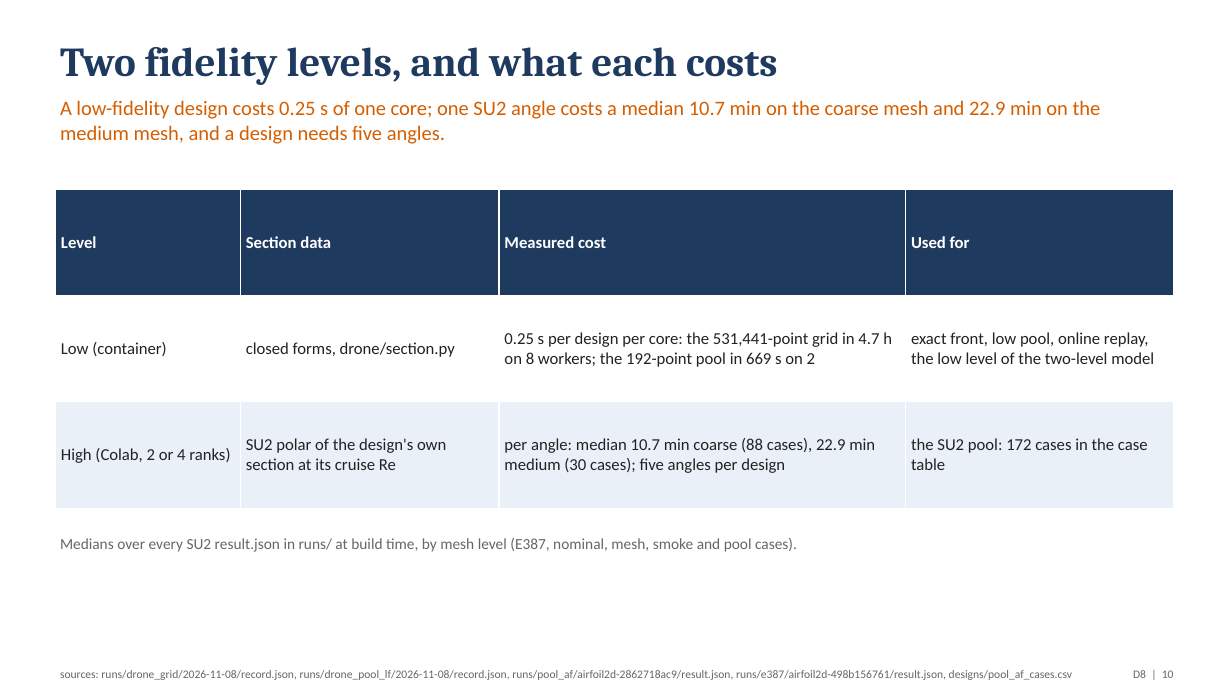
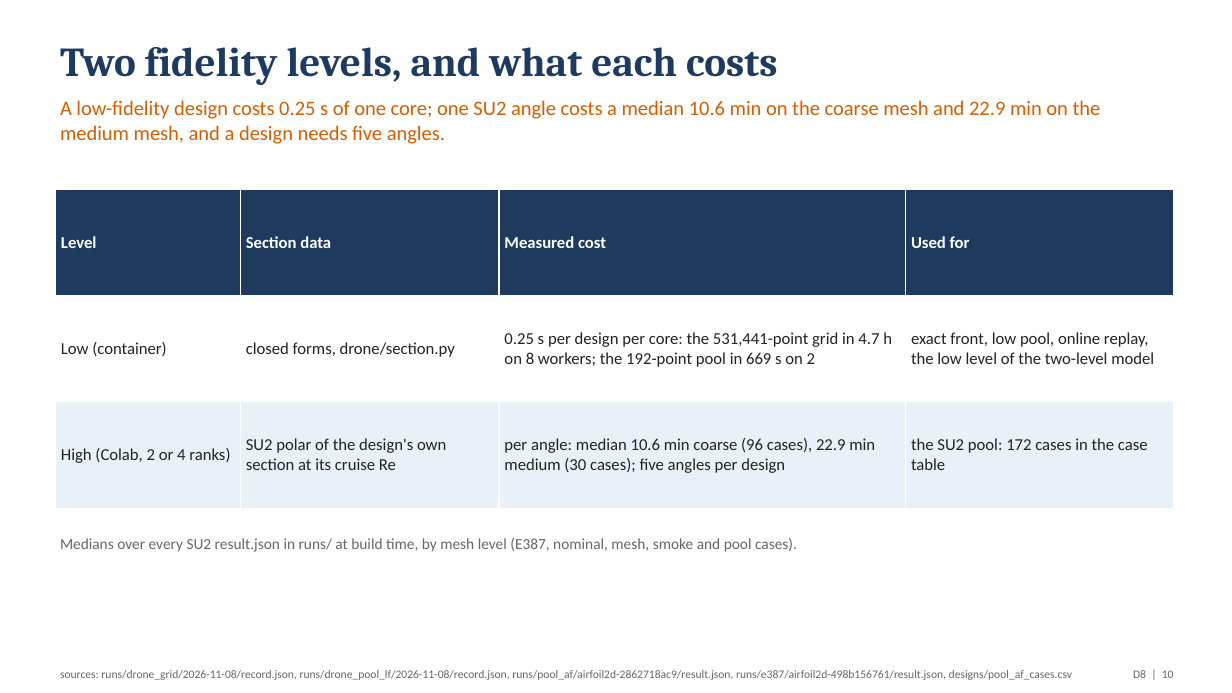
Before and after one commit to emarinhoss/ai-engineering, a slide deck: slide 10 of docs/talk/deck_drone.pptx. Drawn at 1232x693 pixels with LibreOffice and Linux fonts; fonts in the diff are those of the drawing. Boxes give left, top, right and bottom in pixels: in the first picture for what was removed or moved away, otherwise in the second. Text is boxed around its words. In the diff, an @@ line names an element or a change of style, - is before the commit and + after.

```diff
--- a/docs/talk/deck_drone.pptx
+++ b/docs/talk/deck_drone.pptx
@@ text at [60, 100, 1101, 144]: text changed @@
-A low-fidelity design costs 0.25 s of one core; one SU2 angle costs a median 10.7 min on the coarse mesh and 22.9 min on the medium mesh, and a design needs five angles.
+A low-fidelity design costs 0.25 s of one core; one SU2 angle costs a median 10.6 min on the coarse mesh and 22.9 min on the medium mesh, and a design needs five angles.
@@ table at [55, 189, 1174, 508] @@
-row 3, column 3: per angle: median 10.7 min coarse (88 cases), 22.9 min medium (30 cases); five angles per design
+row 3, column 3: per angle: median 10.6 min coarse (96 cases), 22.9 min medium (30 cases); five angles per design
```
Also in this commit, not shown: 10 other slides changed, 5 other files.
